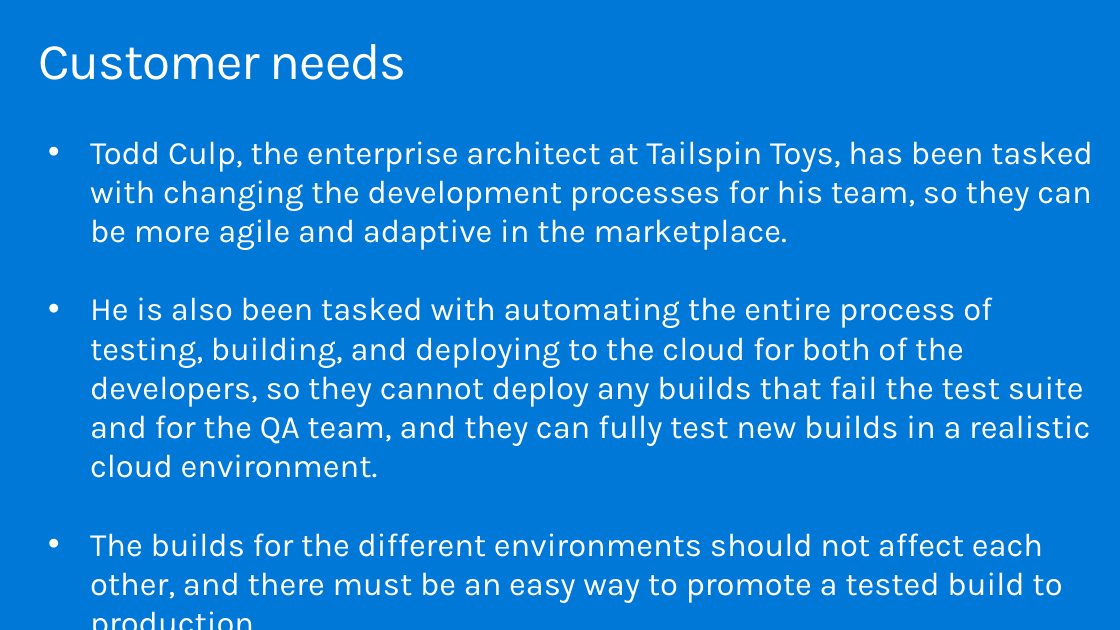
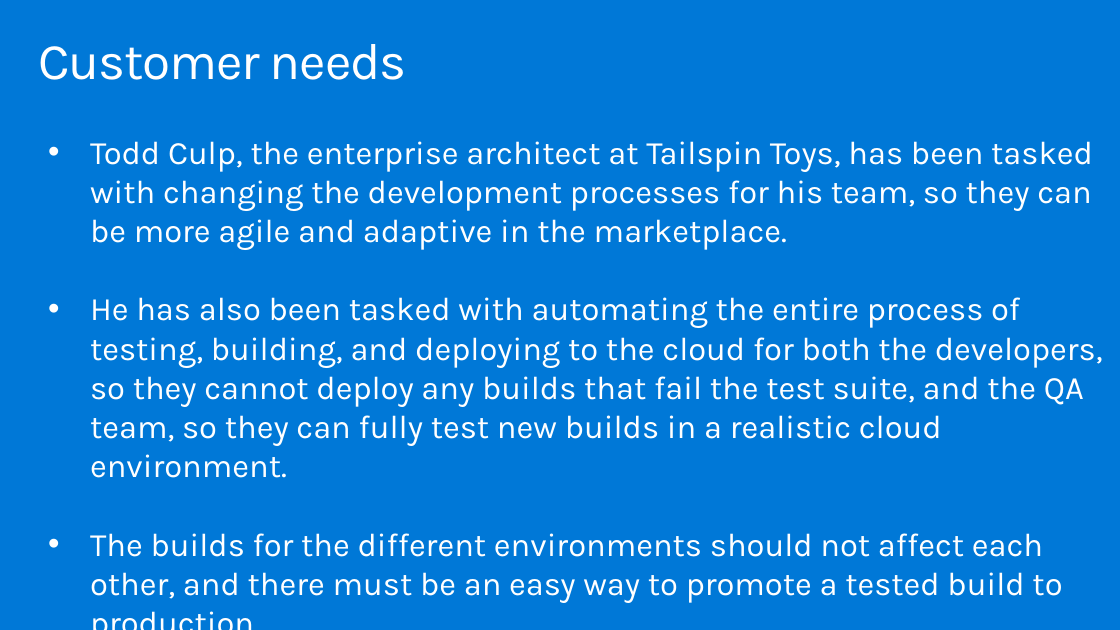
Before and after one commit to yashmadan123/MCW-Continuous-delivery-in-Azure-DevOps, a slide deck: slide 6 of Whiteboard design session/WDS trainer presentation - Continuous delivery in Azure DevOps.pptx. Drawn at 1120x630 pixels with LibreOffice and Linux fonts; fonts in the diff are those of the drawing. Boxes give left, top, right and bottom in pixels: in the first picture for what was removed or moved away, otherwise in the second. Text is boxed around its words. In the diff, an @@ line names an element or a change of style, - is before the commit and + after.

Commit message:
resolves #27

```diff
--- a/Whiteboard design session/WDS trainer presentation - Continuous delivery in Azure DevOps.pptx
+++ b/Whiteboard design session/WDS trainer presentation - Continuous delivery in Azure DevOps.pptx
@@ text at [90,297,1103,478]: text changed @@
-• He is also been tasked with automating the entire process of testing, building, and deploying to the cloud for both of the developers, so they cannot deploy any builds that fail the test suite and for the QA team, and they can fully test new builds in a realistic cloud environment.
+• He has also been tasked with automating the entire process of testing, building, and deploying to the cloud for both the developers, so they cannot deploy any builds that fail the test suite, and the QA team, so they can fully test new builds in a realistic cloud environment.
```
